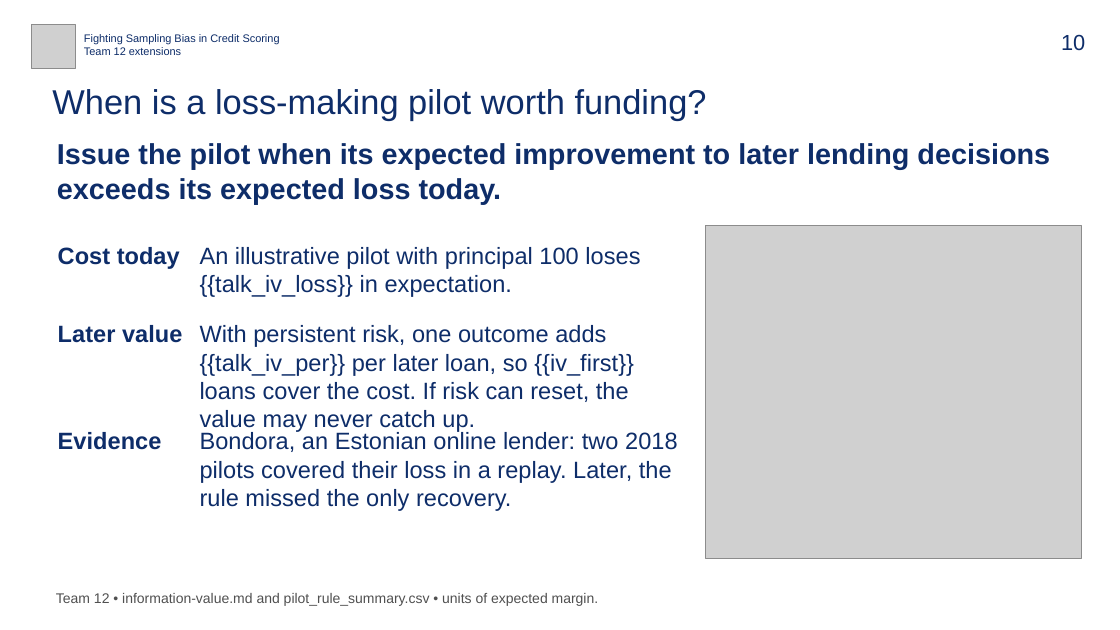
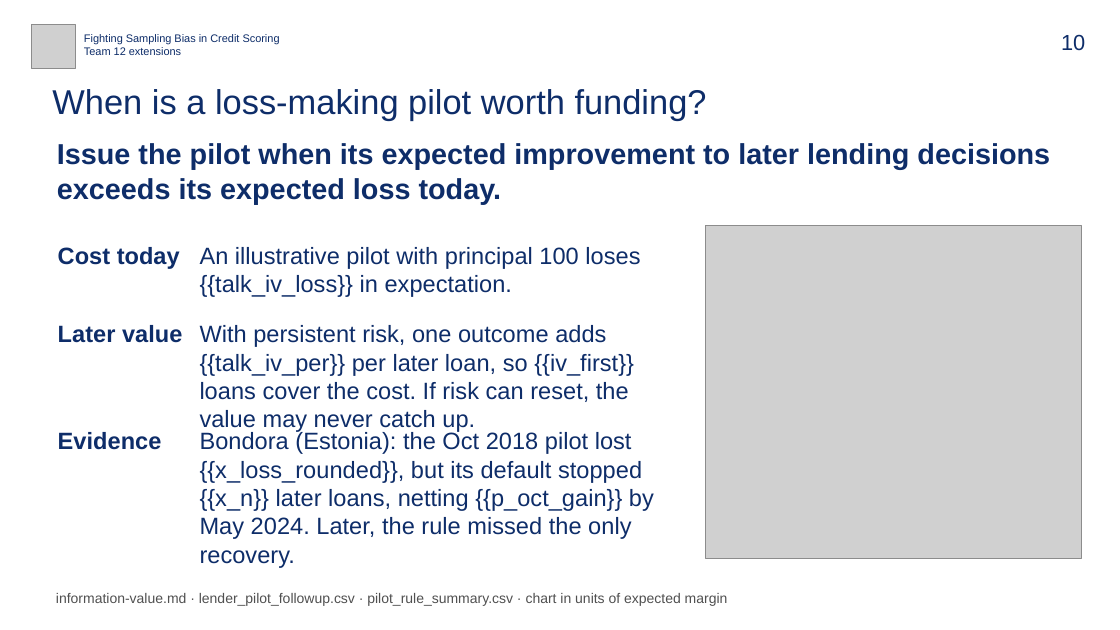
Before and after one commit to bigpurota/paper11, a slide deck: slide 10 of slides/talk-template.pptx. Drawn at 1120x630 pixels with LibreOffice and Linux fonts; fonts in the diff are those of the drawing; grey boxes stand for pictures. Boxes give left, top, right and bottom in pixels: in the first picture for what was removed or moved away, otherwise in the second. Text is boxed around its words. In the diff, an @@ line names an element or a change of style, - is before the commit and + after.

```diff
--- a/slides/talk-template.pptx
+++ b/slides/talk-template.pptx
@@ text at [200, 430, 654, 568]: text changed @@
-Bondora, an Estonian online lender: two 2018 pilots covered their loss in a replay. Later, the rule missed the only recovery.
+Bondora (Estonia): the Oct 2018 pilot lost {{x_loss_rounded}}, but its default stopped {{x_n}} later loans, netting {{p_oct_gain}} by May 2024. Later, the rule missed the only recovery.
@@ text at [56, 593, 728, 606]: text changed @@
-Team 12 • information-value.md and pilot_rule_summary.csv • units of expected margin.
+information-value.md · lender_pilot_followup.csv · pilot_rule_summary.csv · chart in units of expected margin
```
Also in this commit, not shown: 6 other slides changed, 23 other files.
